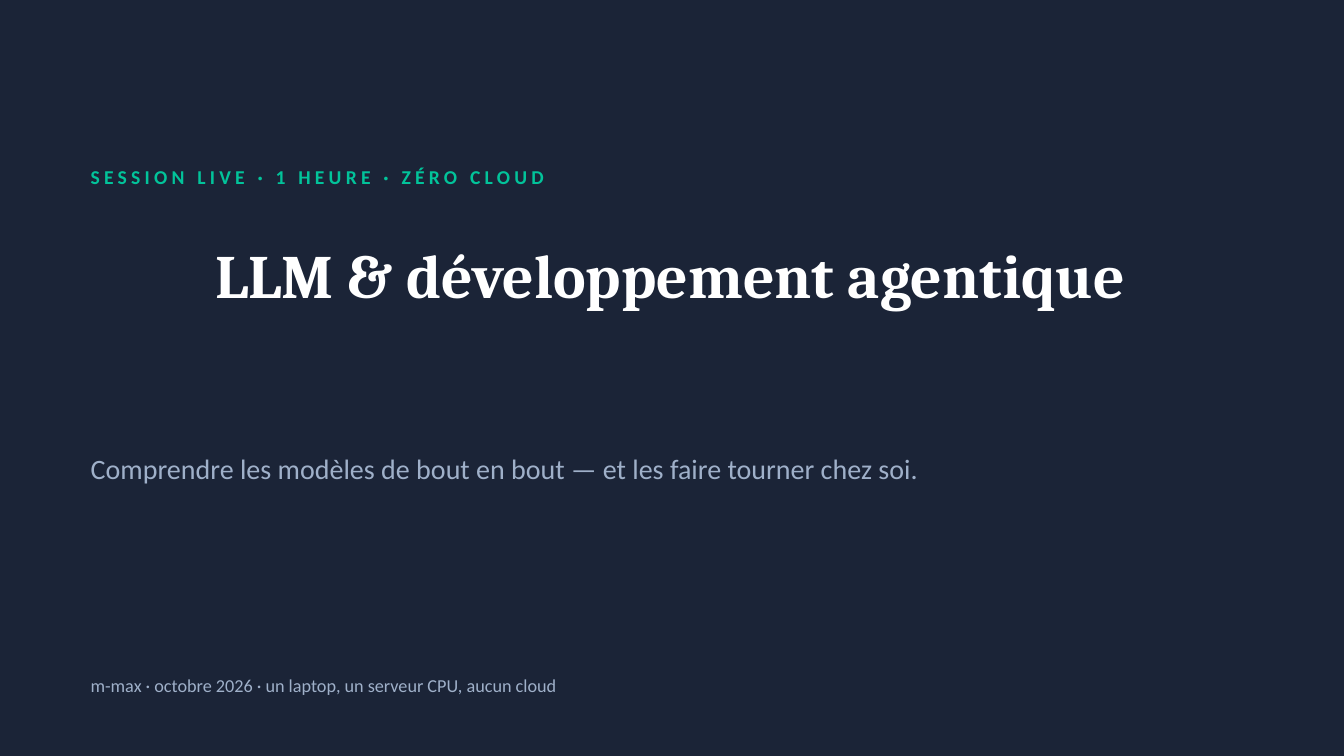
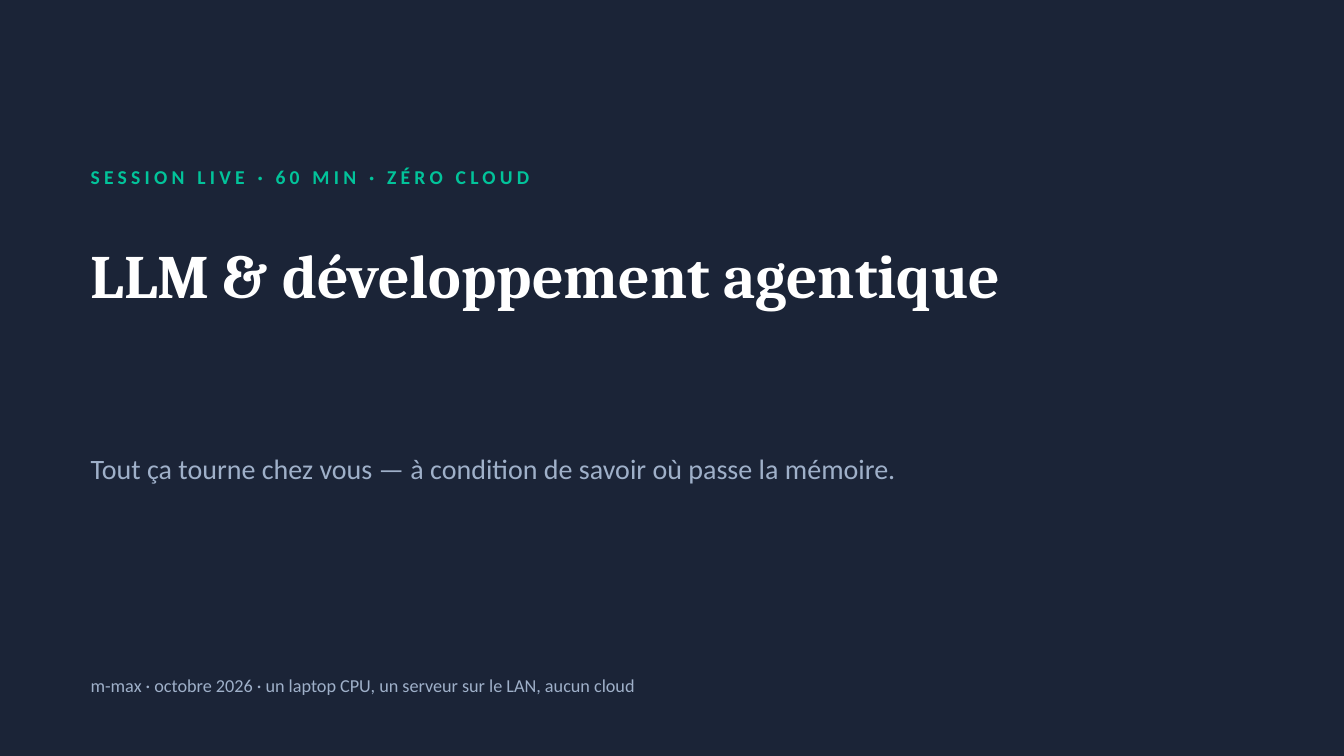
Before and after one commit to m-max/llm-introduction, a slide deck: slide 1 of presentation/llm-agentique-local.pptx. Drawn at 1344x756 pixels with LibreOffice and Linux fonts; fonts in the diff are those of the drawing. Boxes give left, top, right and bottom in pixels: in the first picture for what was removed or moved away, otherwise in the second. Text is boxed around its words. In the diff, an @@ line names an element or a change of style, - is before the commit and + after.

```diff
--- a/presentation/llm-agentique-local.pptx
+++ b/presentation/llm-agentique-local.pptx
@@ text at [91, 168, 530, 184]: text changed @@
-SESSION LIVE · 1 HEURE · ZÉRO CLOUD
+SESSION LIVE · 60 MIN · ZÉRO CLOUD
@@ title "LLM & développement agentique" at [91, 254, 1000, 312]: alignment centre to left @@
@@ text at [91, 459, 895, 484]: text changed @@
-Comprendre les modèles de bout en bout — et les faire tourner chez soi.
+Tout ça tourne chez vous — à condition de savoir où passe la mémoire.
@@ text at [91, 679, 634, 695]: text changed @@
-m-max · octobre 2026 · un laptop, un serveur CPU, aucun cloud
+m-max · octobre 2026 · un laptop CPU, un serveur sur le LAN, aucun cloud
```
Also in this commit, not shown: 11 other slides changed, 17 slides added, 18 slides removed, 10 other files.
